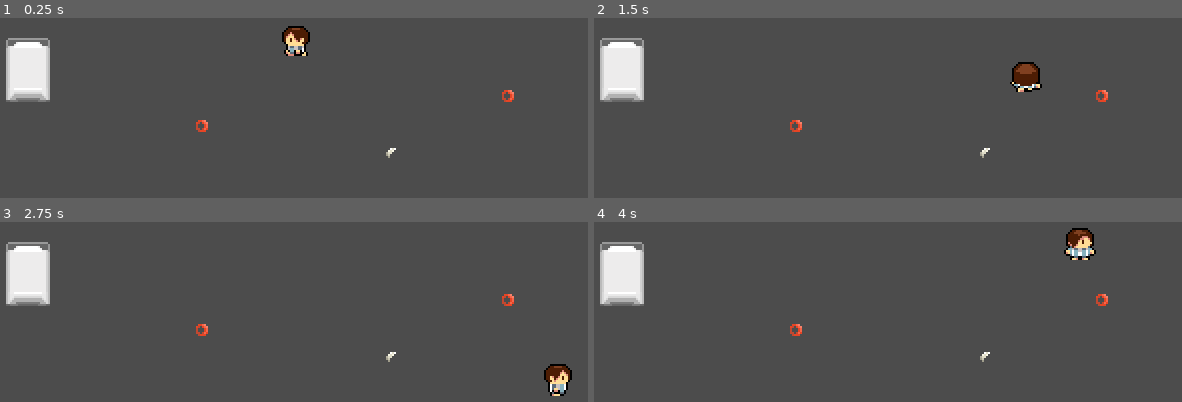
Above: before the commit, frames 1-4 (two rows, left to right).
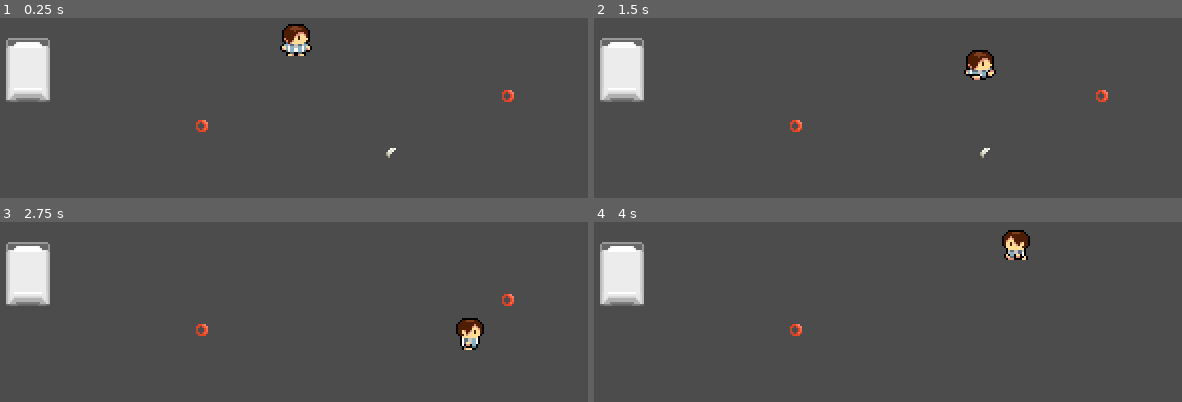
Above: after the commit, the same moments.

Repository: XanGrab/2022brackeyJammin
Game: Godot game, scene res://scenes/test scene/Jess's test.tscn
Same seed, same stepped clock (60 frames per second), same inputs: the game is played once before the commit and once after it. The engine's default icon, where the game draws it, is replaced by a stand-in: a white triangle on a blue panel in a dark square.
Inputs:
- Up to frame 1 (0.25 s): no input
- Up to frame 2 (1.5 s): tap Enter at 0.5 s; hold Right (playermove_right) 0.53-1.28 s; hold Z (grab) 0.53-1.28 s; hold S (playermove_down) from 1.28 s (still down); tap Space (dialogue_advance) at 1.35 s
- Up to frame 3 (2.75 s): tap Z (grab) at 1.55 s; release S (playermove_down) at 2.03 s; hold Right (playermove_right) from 2.03 s (still down); hold Z (grab) from 2.03 s (still down)
- Up to frame 4 (4 s): release Right (playermove_right) at 2.78 s; release Z (grab) at 2.78 s; hold Up (playermove_up) 2.78-3.53 s; tap 2 at 2.85 s; tap Z (grab) at 3.05 s; hold A (playermove_left) from 3.53 s (still down); hold Z (grab) from 3.53 s (still down)

The runs differ from the first frame. In frame 1, 0.5% of the frame differs, in the area x 47-54%, y 3-22%; in frame 2, 1.5%; in frame 3, 1.4%; in frame 4, 1.6%, in the area x 65-88%, y 3-78%.

Commit message:
Bug Testing pull mechanic

Diff:
--- a/player resources/playerspriteframes.tres
+++ b/player resources/playerspriteframes.tres
@@ -1,70 +1,203 @@
-[gd_resource type="SpriteFrames" load_steps=17 format=2]
+[gd_resource type="SpriteFrames" load_steps=34 format=2]
 
 [ext_resource path="res://_Art/MC/MC_sheet.png" type="Texture" id=1]
 
+[sub_resource type="AtlasTexture" id=22]
+atlas = ExtResource( 1 )
+region = Rect2( 176, 0, 16, 16 )
+
+[sub_resource type="AtlasTexture" id=23]
+atlas = ExtResource( 1 )
+region = Rect2( 176, 16, 16, 16 )
+
+[sub_resource type="AtlasTexture" id=29]
+atlas = ExtResource( 1 )
+region = Rect2( 96, 0, 16, 16 )
+
+[sub_resource type="AtlasTexture" id=30]
+atlas = ExtResource( 1 )
+region = Rect2( 96, 16, 16, 16 )
+
+[sub_resource type="AtlasTexture" id=16]
+atlas = ExtResource( 1 )
+region = Rect2( 64, 0, 16, 16 )
+
+[sub_resource type="AtlasTexture" id=24]
+atlas = ExtResource( 1 )
+region = Rect2( 160, 0, 16, 16 )
+
+[sub_resource type="AtlasTexture" id=25]
+atlas = ExtResource( 1 )
+region = Rect2( 144, 0, 16, 16 )
+
+[sub_resource type="AtlasTexture" id=26]
+atlas = ExtResource( 1 )
+region = Rect2( 144, 16, 16, 16 )
+
+[sub_resource type="AtlasTexture" id=27]
+atlas = ExtResource( 1 )
+region = Rect2( 128, 0, 16, 16 )
+
+[sub_resource type="AtlasTexture" id=28]
+atlas = ExtResource( 1 )
+region = Rect2( 128, 16, 16, 16 )
+
+[sub_resource type="AtlasTexture" id=19]
+atlas = ExtResource( 1 )
+region = Rect2( 112, 0, 16, 16 )
+
+[sub_resource type="AtlasTexture" id=10]
+atlas = ExtResource( 1 )
+region = Rect2( 32, 0, 16, 16 )
+
 [sub_resource type="AtlasTexture" id=11]
 atlas = ExtResource( 1 )
+region = Rect2( 32, 16, 16, 16 )
+
+[sub_resource type="AtlasTexture" id=12]
+atlas = ExtResource( 1 )
+region = Rect2( 32, 32, 16, 16 )
+
+[sub_resource type="AtlasTexture" id=13]
+atlas = ExtResource( 1 )
+region = Rect2( 32, 16, 16, 16 )
+
+[sub_resource type="AtlasTexture" id=6]
+atlas = ExtResource( 1 )
+region = Rect2( 16, 0, 16, 16 )
+
+[sub_resource type="AtlasTexture" id=7]
+atlas = ExtResource( 1 )
+region = Rect2( 16, 16, 16, 16 )
+
+[sub_resource type="AtlasTexture" id=8]
+atlas = ExtResource( 1 )
 region = Rect2( 16, 32, 16, 16 )
 
+[sub_resource type="AtlasTexture" id=9]
+atlas = ExtResource( 1 )
+region = Rect2( 16, 16, 16, 16 )
+
+[sub_resource type="AtlasTexture" id=14]
+atlas = ExtResource( 1 )
+region = Rect2( 0, 16, 16, 16 )
+
+[sub_resource type="AtlasTexture" id=31]
+atlas = ExtResource( 1 )
+region = Rect2( 48, 0, 16, 16 )
+
+[sub_resource type="AtlasTexture" id=32]
+atlas = ExtResource( 1 )
+region = Rect2( 48, 16, 16, 16 )
+
+[sub_resource type="AtlasTexture" id=33]
+atlas = ExtResource( 1 )
+region = Rect2( 48, 32, 16, 16 )
+
+[sub_resource type="AtlasTexture" id=34]
+atlas = ExtResource( 1 )
+region = Rect2( 48, 48, 16, 16 )
+
+[sub_resource type="AtlasTexture" id=1]
+atlas = ExtResource( 1 )
+region = Rect2( 16, 16, 16, 16 )
+
+[sub_resource type="AtlasTexture" id=20]
+atlas = ExtResource( 1 )
+region = Rect2( 80, 0, 16, 16 )
+
+[sub_resource type="AtlasTexture" id=21]
+atlas = ExtResource( 1 )
+region = Rect2( 80, 16, 16, 16 )
+
+[sub_resource type="AtlasTexture" id=15]
+atlas = ExtResource( 1 )
+region = Rect2( 32, 16, 16, 16 )
+
 [sub_resource type="AtlasTexture" id=2]
 atlas = ExtResource( 1 )
 region = Rect2( 0, 0, 16, 16 )
 
 [sub_resource type="AtlasTexture" id=3]
 atlas = ExtResource( 1 )
-region = Rect2( 16, 0, 16, 16 )
+region = Rect2( 0, 16, 16, 16 )
 
 [sub_resource type="AtlasTexture" id=4]
 atlas = ExtResource( 1 )
-region = Rect2( 32, 0, 16, 16 )
+region = Rect2( 0, 32, 16, 16 )
 
 [sub_resource type="AtlasTexture" id=5]
 atlas = ExtResource( 1 )
-region = Rect2( 16, 0, 16, 16 )
-
-[sub_resource type="AtlasTexture" id=12]
-atlas = ExtResource( 1 )
 region = Rect2( 0, 16, 16, 16 )
-
-[sub_resource type="AtlasTexture" id=13]
-atlas = ExtResource( 1 )
-region = Rect2( 16, 16, 16, 16 )
-
-[sub_resource type="AtlasTexture" id=14]
-atlas = ExtResource( 1 )
-region = Rect2( 32, 16, 16, 16 )
-
-[sub_resource type="AtlasTexture" id=15]
-atlas = ExtResource( 1 )
-region = Rect2( 16, 16, 16, 16 )
-
-[sub_resource type="AtlasTexture" id=6]
-atlas = ExtResource( 1 )
-region = Rect2( 0, 32, 16, 16 )
-
-[sub_resource type="AtlasTexture" id=7]
-atlas = ExtResource( 1 )
-region = Rect2( 16, 32, 16, 16 )
-
-[sub_resource type="AtlasTexture" id=8]
-atlas = ExtResource( 1 )
-region = Rect2( 32, 32, 16, 16 )
-
-[sub_resource type="AtlasTexture" id=9]
-atlas = ExtResource( 1 )
-region = Rect2( 16, 32, 16, 16 )
-
-[sub_resource type="AtlasTexture" id=10]
-atlas = ExtResource( 1 )
-region = Rect2( 16, 0, 16, 16 )
-
-[sub_resource type="AtlasTexture" id=1]
-atlas = ExtResource( 1 )
-region = Rect2( 16, 16, 16, 16 )
 
 [resource]
 animations = [ {
-"frames": [ SubResource( 11 ) ],
+"frames": [ SubResource( 22 ), SubResource( 23 ) ],
+"loop": true,
+"name": "Pull_side",
+"speed": 5.0
+}, {
+"frames": [ SubResource( 29 ), SubResource( 30 ) ],
+"loop": true,
+"name": "Push_down",
+"speed": 5.0
+}, {
+"frames": [ SubResource( 16 ) ],
+"loop": true,
+"name": "Grab_up",
+"speed": 5.0
+}, {
+"frames": [ SubResource( 24 ) ],
+"loop": true,
+"name": "Grab_side",
+"speed": 5.0
+}, {
+"frames": [ SubResource( 25 ), SubResource( 26 ) ],
+"loop": true,
+"name": "Push_side",
+"speed": 5.0
+}, {
+"frames": [ SubResource( 27 ), SubResource( 28 ) ],
+"loop": true,
+"name": "Pull_down",
+"speed": 5.0
+}, {
+"frames": [ SubResource( 19 ) ],
+"loop": true,
+"name": "Grab_down",
+"speed": 5.0
+}, {
+"frames": [ SubResource( 10 ), SubResource( 11 ), SubResource( 12 ), SubResource( 13 ) ],
+"loop": true,
+"name": "Walk_down",
+"speed": 5.0
+}, {
+"frames": [ SubResource( 6 ), SubResource( 7 ), SubResource( 8 ), SubResource( 9 ) ],
+"loop": true,
+"name": "Walk_side",
+"speed": 5.0
+}, {
+"frames": [ SubResource( 14 ) ],
+"loop": true,
+"name": "Idle_up",
+"speed": 5.0
+}, {
+"frames": [ SubResource( 31 ), SubResource( 32 ), SubResource( 33 ), SubResource( 34 ) ],
+"loop": true,
+"name": "Push_up",
+"speed": 5.0
+}, {
+"frames": [ SubResource( 1 ) ],
+"loop": true,
+"name": "Idle_side",
+"speed": 5.0
+}, {
+"frames": [ SubResource( 20 ), SubResource( 21 ) ],
+"loop": true,
+"name": "Pull_up",
+"speed": 5.0
+}, {
+"frames": [ SubResource( 15 ) ],
 "loop": true,
 "name": "Idle_down",
 "speed": 5.0
@@ -73,24 +206,4 @@
 "loop": true,
 "name": "Walk_up",
 "speed": 5.0
-}, {
-"frames": [ SubResource( 12 ), SubResource( 13 ), SubResource( 14 ), SubResource( 15 ) ],
-"loop": true,
-"name": "Walk_side",
-"speed": 5.0
-}, {
-"frames": [ SubResource( 6 ), SubResource( 7 ), SubResource( 8 ), SubResource( 9 ) ],
-"loop": true,
-"name": "Walk_down",
-"speed": 5.0
-}, {
-"frames": [ SubResource( 10 ) ],
-"loop": true,
-"name": "Idle_up",
-"speed": 5.0
-}, {
-"frames": [ SubResource( 1 ) ],
-"loop": true,
-"name": "Idle_side",
-"speed": 5.0
 } ]
--- /dev/null
+++ b/scenes/modular scenes/GrabCast.gd
@@ -0,0 +1,24 @@
+extends RayCast2D
+
+# script that attaches to player and interacts with other objects
+const Interactable = preload("res://scripts/Interactable.gd")
+
+const RAY_LENGTH = 12
+
+onready var player = $".." # gets reference to player_movement.gd
+
+func _physics_process(_delta):
+	cast_to = player.direction * RAY_LENGTH
+	if(player._player_state_machine == player.PlayerState.PUSHPULL):
+		var collider = get_collider()
+
+		if(collider!= player.pushObject):
+			player.stop_pushing()
+
+func _input(event):
+	if(Input.is_action_pressed("grab") && is_colliding()):
+		var collider = get_collider()
+		print(collider)
+
+		if(collider.is_in_group("Pushable")):
+			player.start_pushing(collider)
--- a/scenes/modular scenes/Player.tscn
+++ b/scenes/modular scenes/Player.tscn
@@ -1,23 +1,25 @@
-[gd_scene load_steps=7 format=2]
+[gd_scene load_steps=8 format=2]
 
 [ext_resource path="res://scripts/player/debug_rays.gd" type="Script" id=1]
 [ext_resource path="res://scripts/player/Interactor.gd" type="Script" id=2]
 [ext_resource path="res://scripts/player/player_movement.gd" type="Script" id=3]
 [ext_resource path="res://scripts/player/sprite_animator.gd" type="Script" id=4]
 [ext_resource path="res://player resources/playerspriteframes.tres" type="SpriteFrames" id=5]
+[ext_resource path="res://scenes/modular scenes/GrabCast.gd" type="Script" id=6]
 
 [sub_resource type="RectangleShape2D" id=1]
-extents = Vector2( 7, 8 )
+extents = Vector2( 8, 5.5 )
 
 [node name="Player" type="KinematicBody2D"]
 script = ExtResource( 3 )
 
 [node name="AnimatedSprite" type="AnimatedSprite" parent="."]
 frames = ExtResource( 5 )
-animation = "Idle_side"
+animation = "Pull_up"
 script = ExtResource( 4 )
 
 [node name="CollisionShape2D" type="CollisionShape2D" parent="."]
+position = Vector2( 0, 2.5 )
 shape = SubResource( 1 )
 
 [node name="InteractRay" type="RayCast2D" parent="."]
@@ -30,6 +32,11 @@
 [node name="DebugRayDraw" type="Node2D" parent="."]
 script = ExtResource( 1 )
 
+[node name="GrabRay" type="RayCast2D" parent="."]
+enabled = true
+cast_to = Vector2( 8, 0 )
+script = ExtResource( 6 )
+
 [connection signal="debug_rays" from="." to="DebugRayDraw" method="_on_debug_rays"]
 [connection signal="on_move" from="." to="AnimatedSprite" method="_on_move"]
 [connection signal="draw_interact_ray" from="InteractRay" to="DebugRayDraw" method="_on_draw_interact_ray"]
--- a/scenes/test scene/Rishus Test.tscn
+++ b/scenes/test scene/Rishus Test.tscn
@@ -37,22 +37,24 @@
 [node name="CollisionShape2D" type="CollisionShape2D" parent="Area2D"]
 shape = SubResource( 1 )
 
-[node name="Player" parent="." instance=ExtResource( 1 )]
-
 [node name="CanvasLayer" type="CanvasLayer" parent="."]
 
 [node name="Dialogue System" parent="CanvasLayer" instance=ExtResource( 5 )]
 
-[node name="KinematicBody2D" type="KinematicBody2D" parent="." groups=["Pushable"]]
+[node name="YSort" type="YSort" parent="."]
+
+[node name="PushableObject" type="KinematicBody2D" parent="YSort" groups=["Pushable"]]
 position = Vector2( -9, 32 )
 collision_layer = 3
 
-[node name="Sprite" type="Sprite" parent="KinematicBody2D"]
+[node name="Sprite" type="Sprite" parent="YSort/PushableObject"]
 scale = Vector2( 0.3, 0.3 )
 texture = ExtResource( 3 )
 
-[node name="CollisionShape2D" type="CollisionShape2D" parent="KinematicBody2D" groups=["Pushable"]]
+[node name="CollisionShape2D" type="CollisionShape2D" parent="YSort/PushableObject" groups=["Pushable"]]
 shape = SubResource( 2 )
 
-[connection signal="on_dialogue_close" from="CanvasLayer/Dialogue System" to="Player" method="_on_dialogue_close"]
-[connection signal="on_dialogue_open" from="CanvasLayer/Dialogue System" to="Player" method="_on_dialogue_open"]
+[node name="Player" parent="YSort" instance=ExtResource( 1 )]
+
+[connection signal="on_dialogue_close" from="CanvasLayer/Dialogue System" to="YSort/Player" method="_on_dialogue_close"]
+[connection signal="on_dialogue_open" from="CanvasLayer/Dialogue System" to="YSort/Player" method="_on_dialogue_open"]
--- a/scripts/player/Interactor.gd
+++ b/scripts/player/Interactor.gd
@@ -3,7 +3,7 @@
 # script that attaches to player and interacts with other objects
 const Interactable = preload("res://scripts/Interactable.gd")
 
-const RAY_LENGTH = 12
+const RAY_LENGTH = 8
 
 onready var player = $".." # gets reference to player_movement.gd
 
@@ -13,19 +13,8 @@
 	cast_to = player.direction * RAY_LENGTH
 
 func interact():
-	if(Debug.DEBUG_MODE):
-		emit_signal("draw_interact_ray", position, cast_to)
-
 	if(is_colliding()):
 		var collider = get_collider()
 
 		if(collider is Interactable):
 			collider._on_interact()
-
-func _input(event):
-	if(Input.is_action_pressed("grab") && is_colliding()):
-		var collider = get_collider()
-		print(collider)
-
-		if(collider.is_in_group("Pushable")):
-			player.start_pushing(collider)
--- a/scripts/player/player_movement.gd
+++ b/scripts/player/player_movement.gd
@@ -1,8 +1,8 @@
 extends KinematicBody2D
 
 # speed at which the player moves. Try changing it for different results!
-const SPEED = 90
-const PUSH_SPEED = 30
+const SPEED = 60
+const PUSH_SPEED = 15
 
 # avoid modifying these
 const RAYCAST_LENGTH = 4
@@ -30,7 +30,7 @@
 onready var pushObject: KinematicBody2D = null
 
 
-signal on_move(state, direction)
+signal on_move(state, direction, input)
 
 func _ready():
 	pass
@@ -61,13 +61,12 @@
 				move_and_slide(input * PUSH_SPEED)
 				pushObject.move_and_slide(input * PUSH_SPEED)
 
+			if(!Input.is_action_pressed("grab")):
+				stop_pushing()
 
-			if(!Input.is_action_pressed("grab")):
-				set_state(PlayerState.IDLE)
-				pushObject = null
 		PlayerState.SCENETRANSITION:
 			move()
-	emit_signal("on_move", _player_state_machine, direction)
+	emit_signal("on_move", _player_state_machine, direction, input)
 
 	#if 'R' pressed, return to real world
 	if Input.is_action_just_pressed("wake_up"):
@@ -105,6 +104,18 @@
 func start_pushing(object) -> void:
 	pushObject = object
 	set_state(PlayerState.PUSHPULL)
+
+func stop_pushing() -> void:
+	# round position
+	var p = pushObject.position
+	p.x = round(p.x)
+	p.y = round(p.y)
+	pushObject.position = p
+
+	# detach
+	pushObject = null
+
+	set_state(PlayerState.IDLE)
 
 func move() -> void:
 	if _player_state_machine == PlayerState.IDLE || _player_state_machine == PlayerState.MOVE:
@@ -171,12 +182,12 @@
 		emit_signal("debug_rays", origins, hits, ray_direction)
 
 	# player got caught on something on positve side, move negative
-	if(positiveCastResult && !negativeCastResult):
+	if(!centerCastResult && positiveCastResult && !negativeCastResult):
 		# warning-ignore:return_value_discarded
 		move_and_slide(-SQUEEZE_SPEED * Vector2(abs(input.y), abs(input.x)))
 
 
 	# player got caught on something on negative side, move positive
-	if(negativeCastResult && !positiveCastResult):
+	if(!centerCastResult && negativeCastResult && !positiveCastResult):
 		# warning-ignore:return_value_discarded
 		move_and_slide(SQUEEZE_SPEED * Vector2(abs(input.y), abs(input.x)))
--- a/scripts/player/sprite_animator.gd
+++ b/scripts/player/sprite_animator.gd
@@ -2,7 +2,7 @@
 
 onready var parent = get_parent()
 
-func _on_move(state, direction):
+func _on_move(state, direction, input):
 	var anim_name : String  = ""
 	match(state):
 		parent.PlayerState.IDLE:
@@ -13,9 +13,14 @@
 			anim_name = "Idle"
 		parent.PlayerState.SCENETRANSITION:
 			anim_name = "Walk"
-
-	if(anim_name == ""):
-		anim_name = "Idle"
+		parent.PlayerState.PUSHPULL:
+			if(isCardinal(input) && abs(input.x) == abs(direction.x)):
+				if(input == direction):
+					anim_name = "Push"
+				else:
+					anim_name = "Pull"
+			else:
+				anim_name = "Grab"
 
 	anim_name += "_"
 
@@ -33,3 +38,8 @@
 		anim_name += "side"
 
 	play(anim_name)
+
+func isCardinal(vector : Vector2) -> bool:
+	vector = Vector2(abs(vector.x), abs(vector.y))
+
+	return vector == Vector2(1, 0) || vector == Vector2(0, 1)
